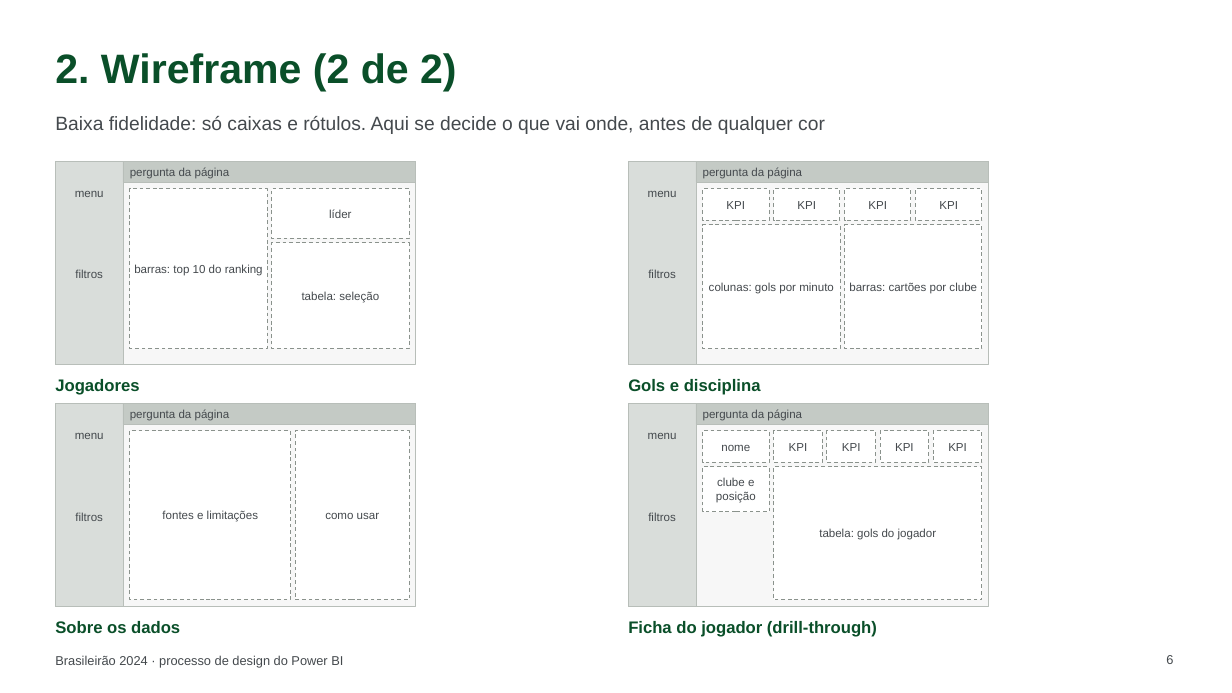
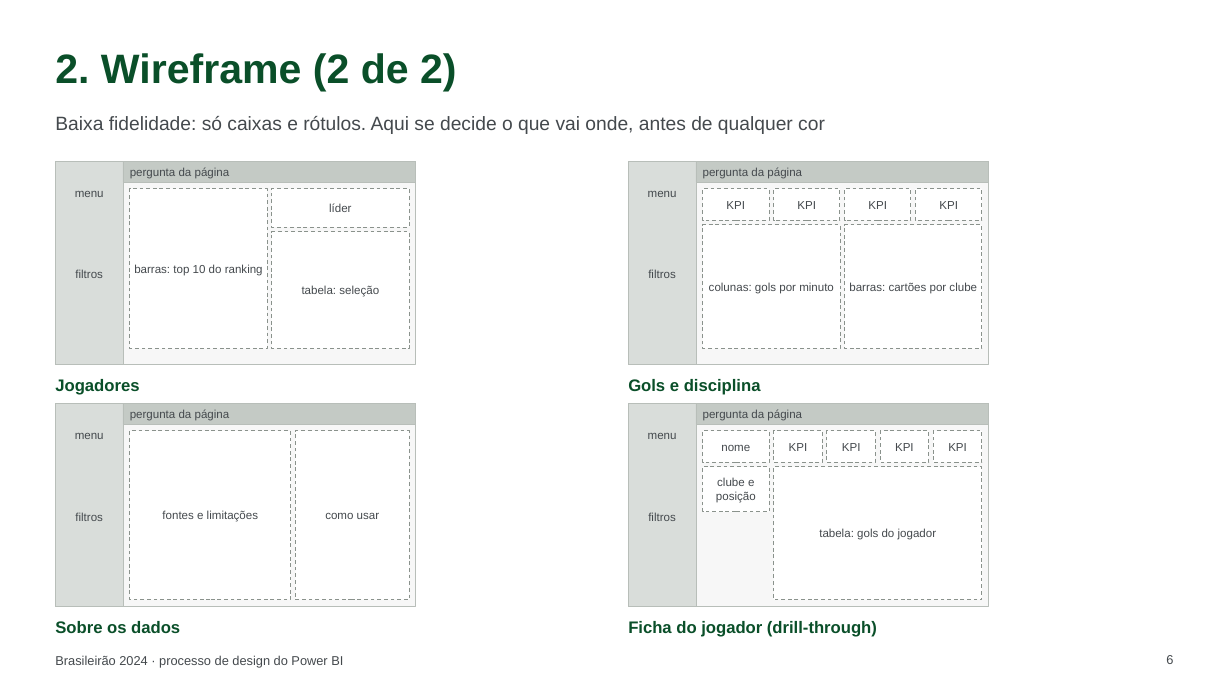
Before and after one commit to thiagomiranda396/Brasileir-o2024, a slide deck: slide 6 of powerbi/design/Brasileirao2024_layout_powerbi.pptx. Drawn at 1232x693 pixels with LibreOffice and Linux fonts; fonts in the diff are those of the drawing. Boxes give left, top, right and bottom in pixels: in the first picture for what was removed or moved away, otherwise in the second. Text is boxed around its words. In the diff, an @@ line names an element or a change of style, - is before the commit and + after.

```diff
--- a/powerbi/design/Brasileirao2024_layout_powerbi.pptx
+++ b/powerbi/design/Brasileirao2024_layout_powerbi.pptx
@@ text "líder": place and size @@
-text "líder" at [329, 209, 351, 218]
+text "líder" at [329, 203, 351, 212]
@@ rectangle: place and size @@
-rectangle at [272, 189, 409, 238]
+rectangle at [272, 189, 409, 226]
@@ text "tabela: seleção": place and size @@
-text "tabela: seleção" at [302, 291, 379, 303]
+text "tabela: seleção" at [302, 285, 379, 297]
@@ rectangle: place and size @@
-rectangle at [272, 243, 409, 349]
+rectangle at [272, 232, 409, 349]
```
Also in this commit, not shown: 11 other slides changed, 47 other files.
